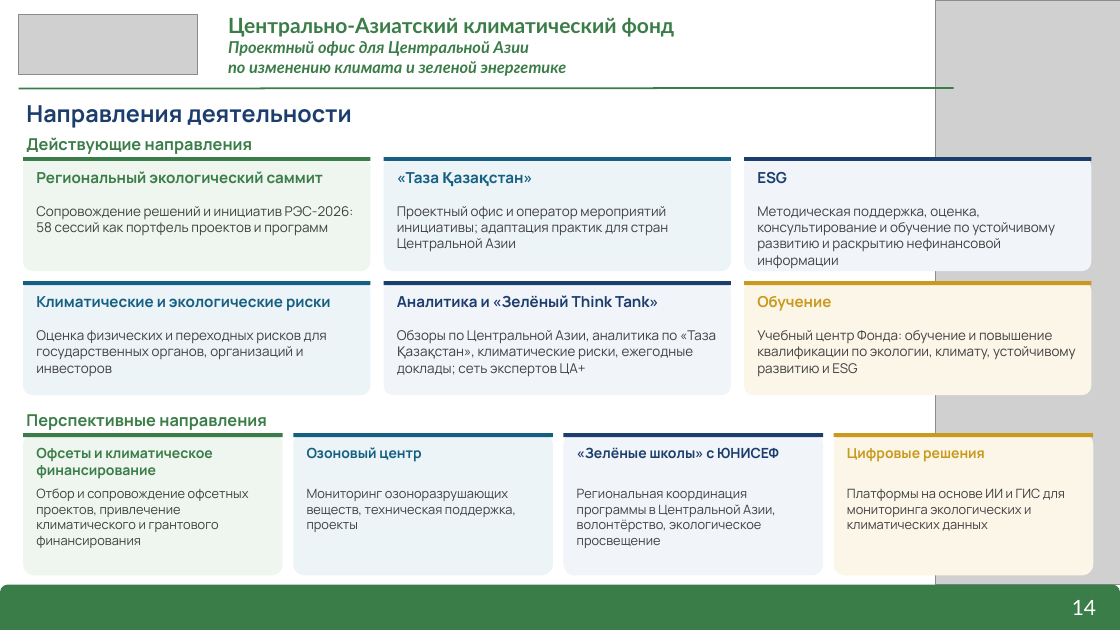
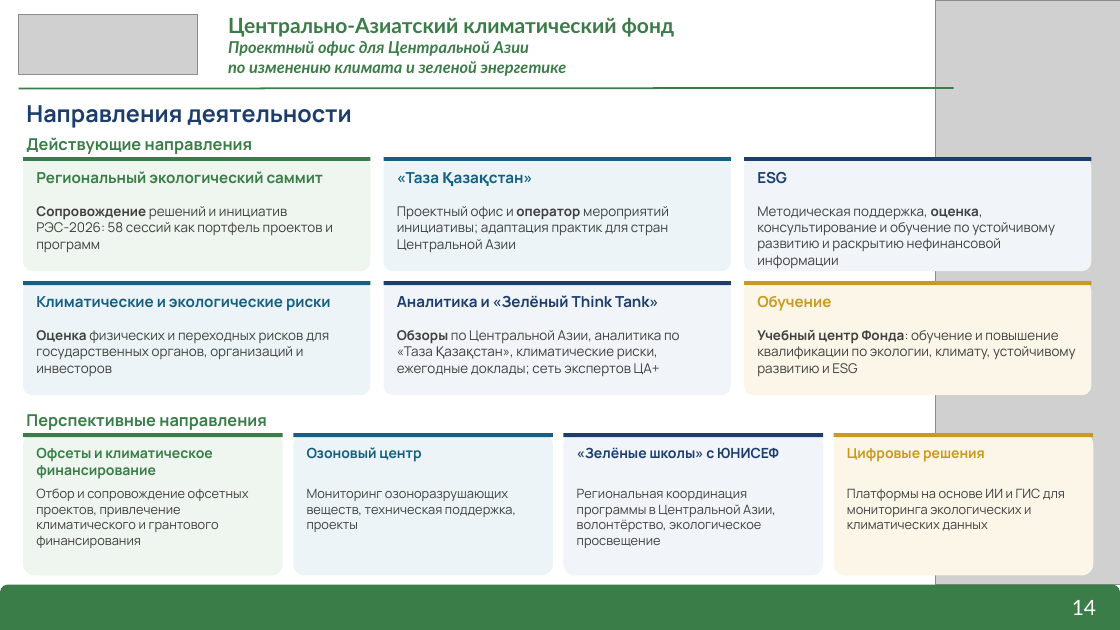
Before and after one commit to murat01042014/obsidian-vault, a slide deck: slide 14 of CACF/_документы/Презентация о Фонде – деятельность и возможности развития.pptx. Drawn at 1120x630 pixels with LibreOffice and Linux fonts; fonts in the diff are those of the drawing; grey boxes stand for pictures. Boxes give left, top, right and bottom in pixels: in the first picture for what was removed or moved away, otherwise in the second. Text is boxed around its words. In the diff, an @@ line names an element or a change of style, - is before the commit and + after.

```diff
--- a/CACF/_документы/Презентация о Фонде – деятельность и возможности развития.pptx
+++ b/CACF/_документы/Презентация о Фонде – деятельность и возможности развития.pptx
@@ text "Сопровождение решений и инициатив РЭС-2026: ..." at (x1=36, y1=206, x2=333, y2=252): bold on in "Сопровождение" @@
@@ text "Проектный офис и оператор мероприятий ..." at (x1=397, y1=206, x2=669, y2=252): bold on in "оператор" @@
@@ text "Методическая поддержка, оценка, консультирование и ..." at (x1=757, y1=206, x2=1055, y2=268): bold on in "оценка," @@
@@ text "Оценка физических и переходных рисков ..." at (x1=36, y1=330, x2=329, y2=376): bold on in "Оценка" @@
@@ text "Обзоры по Центральной Азии, аналитика ..." at (x1=397, y1=330, x2=680, y2=376): bold on in "Обзоры" @@
@@ text "Учебный центр Фонда: обучение и ..." at (x1=757, y1=330, x2=1076, y2=376): bold on in "Учебный центр Фонда:" @@
```
Also in this commit, not shown: 1 other slide changed, 2 other files.
